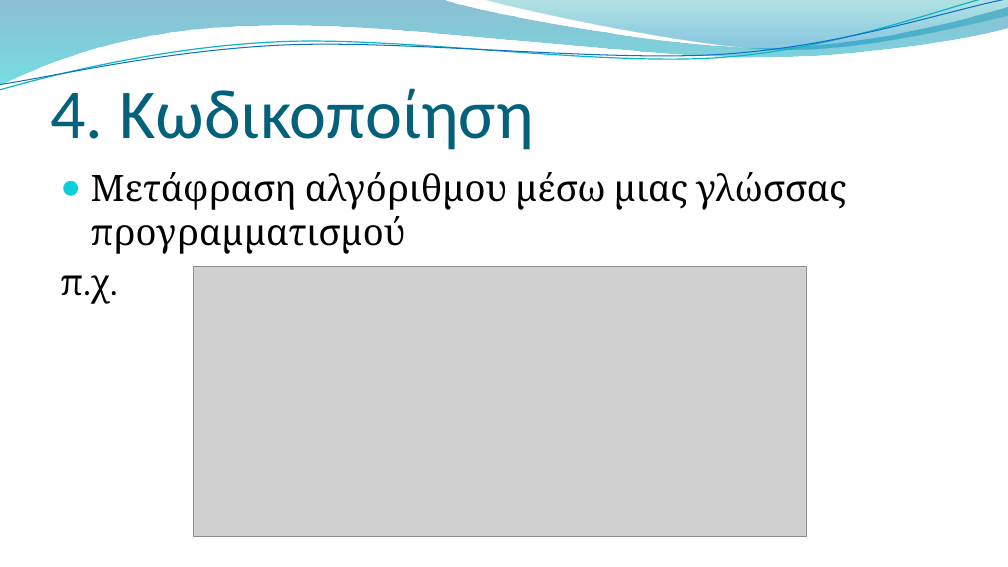
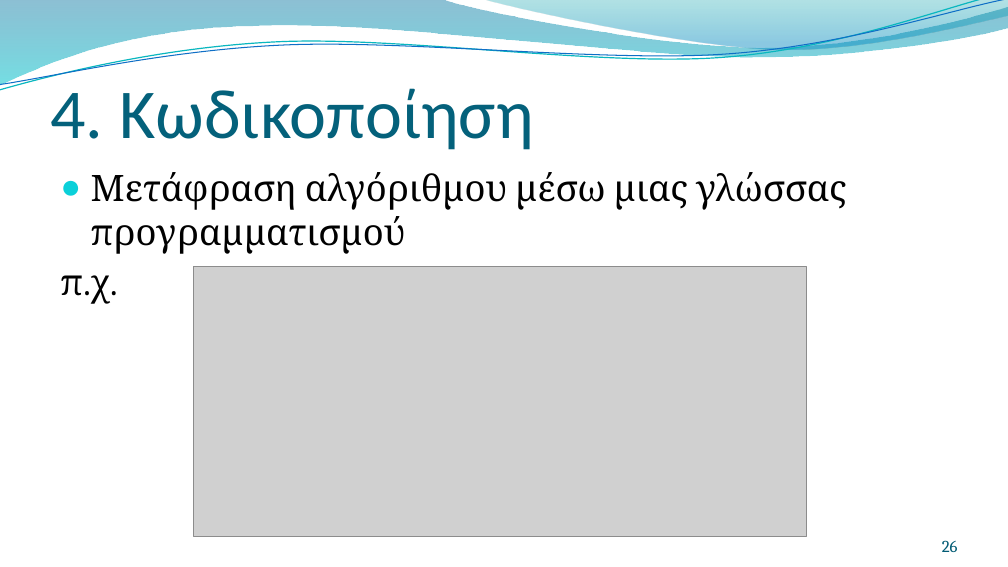
Before and after one commit to PyLamGR/PyLam-Edu, a slide deck: slide 26 of Workshops/25.11.2017 - Python. The Basics - Volume 1 -/Presentations/PowerPoint/1. Εισαγωγικα.pptx (slide 25 before the commit). Drawn at 1008x567 pixels with LibreOffice and Linux fonts; fonts in the diff are those of the drawing; grey boxes stand for pictures; background and template pictures are left out. Boxes give left, top, right and bottom in pixels: in the first picture for what was removed or moved away, otherwise in the second. Text is boxed around its words. In the diff, an @@ line names an element or a change of style, - is before the commit and + after.

```diff
--- a/Workshops/25.11.2017 - Python. The Basics - Volume 1 -/Presentations/PowerPoint/1. Εισαγωγικα.pptx
+++ b/Workshops/25.11.2017 - Python. The Basics - Volume 1 -/Presentations/PowerPoint/1. Εισαγωγικα.pptx
@@ page number added at box(942, 540, 958, 552), 12 pt, text #045D75 @@
+26
```
Also in this commit, not shown: 27 other slides changed, 1 slide added, 1 slide removed, 5 other files.
